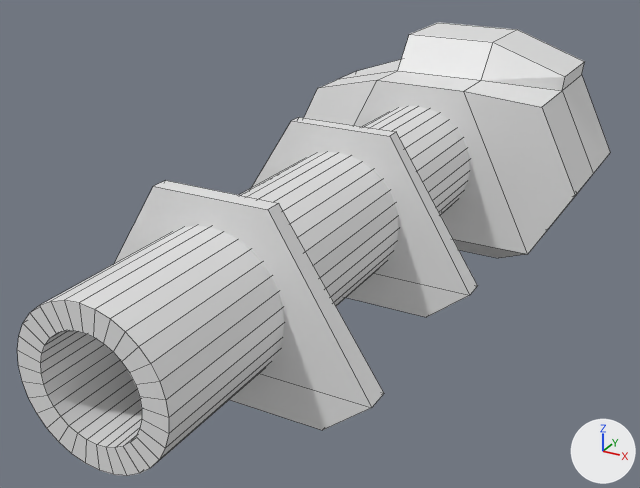
The Blender file TowerDefense/Assets/Meshes/TowerPrototype.blend: old version first, new version second.
Both versions are drawn from a 50 mm lens placed at (4.25, -11.35, 3.68), pointed at (-0.24, -3.17, -0.41). The lights are fixed; the arrows at lower right show +X, +Y and +Z. Mesh edges are drawn as thin lines.
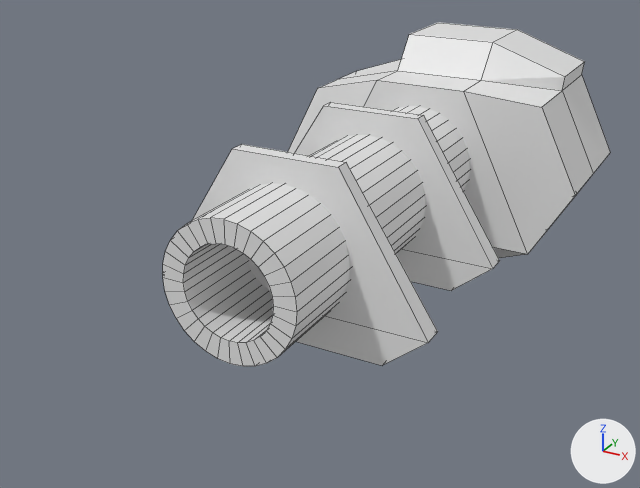
Patch to the scene script:
```diff
--- a/TowerDefense/Assets/Meshes/TowerPrototype.blend.py
+++ b/TowerDefense/Assets/Meshes/TowerPrototype.blend.py
@@ me_cube_001 @@
 me_cube_001.from_pydata(...)  # 188 vertices, 152 faces; spans x -2.3..2.09, y -1.28..1.44, z -1.51..7.21
 # used by ob_cube; location = (0.0, 0.0, 0.0); rotation_euler = (1.571, 0.0, 0.0), in degrees (90, 0, 0)
+# me_cube_001 part 1: the loose piece of 12 vertices spanning x -1.59..1.59, y -0.99..1.0, z 2.97..3.22 is moved by (0.0, 0.0, -0.75)
+# me_cube_001 part 2: the loose piece of 12 vertices spanning x -1.59..1.59, y -0.99..1.0, z 5.36..5.61 is moved by (0.0, 0.0, -1.24)
+# me_cube_001 part 3: all 64 vertices in x -0.74..0.74, y -0.75..0.73, z 7.21 are moved by (0.0, 0.0, -1.82)
+# me_cube_001 part 4: all 64 vertices in x -0.74..0.74, y -0.75..0.73, z 0.25..5.1 are moved by (0.0, 0.0, -1.24)
```

Where the change shows, as pixel boxes (x1, y1, x2, y2) in the pictures (640 x 488 px; the box of a moved part takes in the faces that stretch with it):
'Cube', reshaped (24% narrower, 24% shorter)
    before: (17, 22, 610, 476)
    after: (162, 22, 610, 366)
part 1 of me_cube_001, moved or reshaped
    before: (251, 117, 478, 317)
    after: (295, 102, 500, 291)
part 2 of me_cube_001, moved or reshaped
    before: (114, 180, 384, 430)
    after: (162, 144, 438, 365)
part 3 of me_cube_001, moved or reshaped
    before: (17, 300, 169, 476)
    after: (163, 218, 297, 366)
part 4 of me_cube_001, moved or reshaped
    before: (41, 106, 470, 466)
    after: (183, 106, 470, 356)
